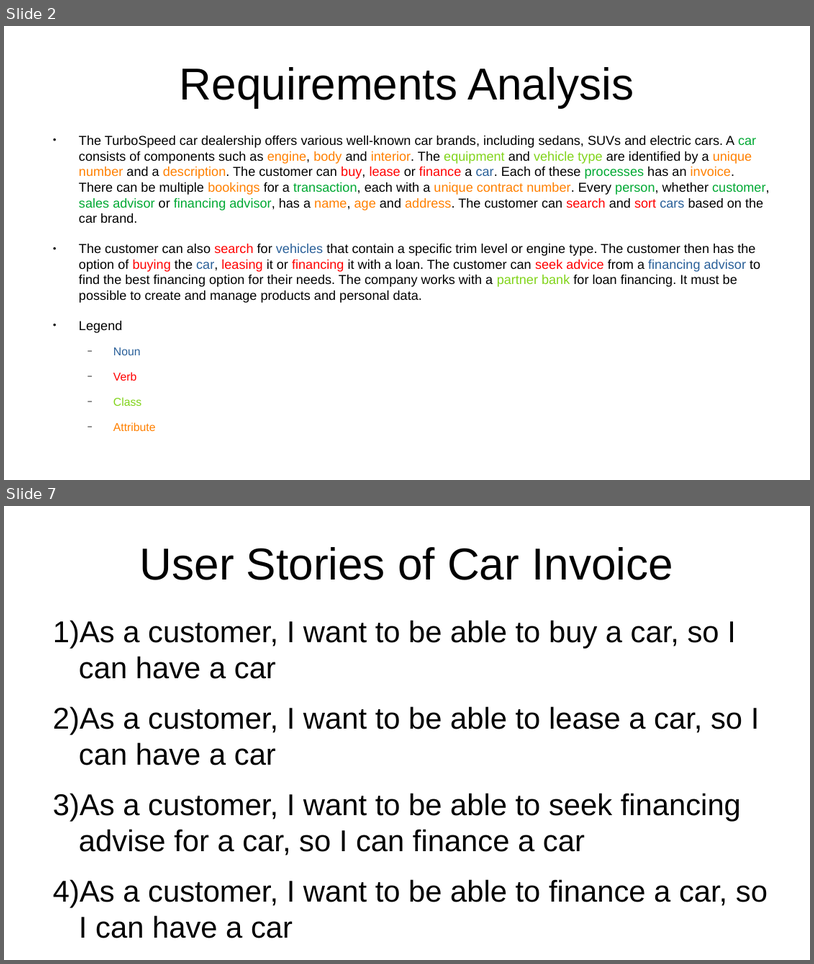
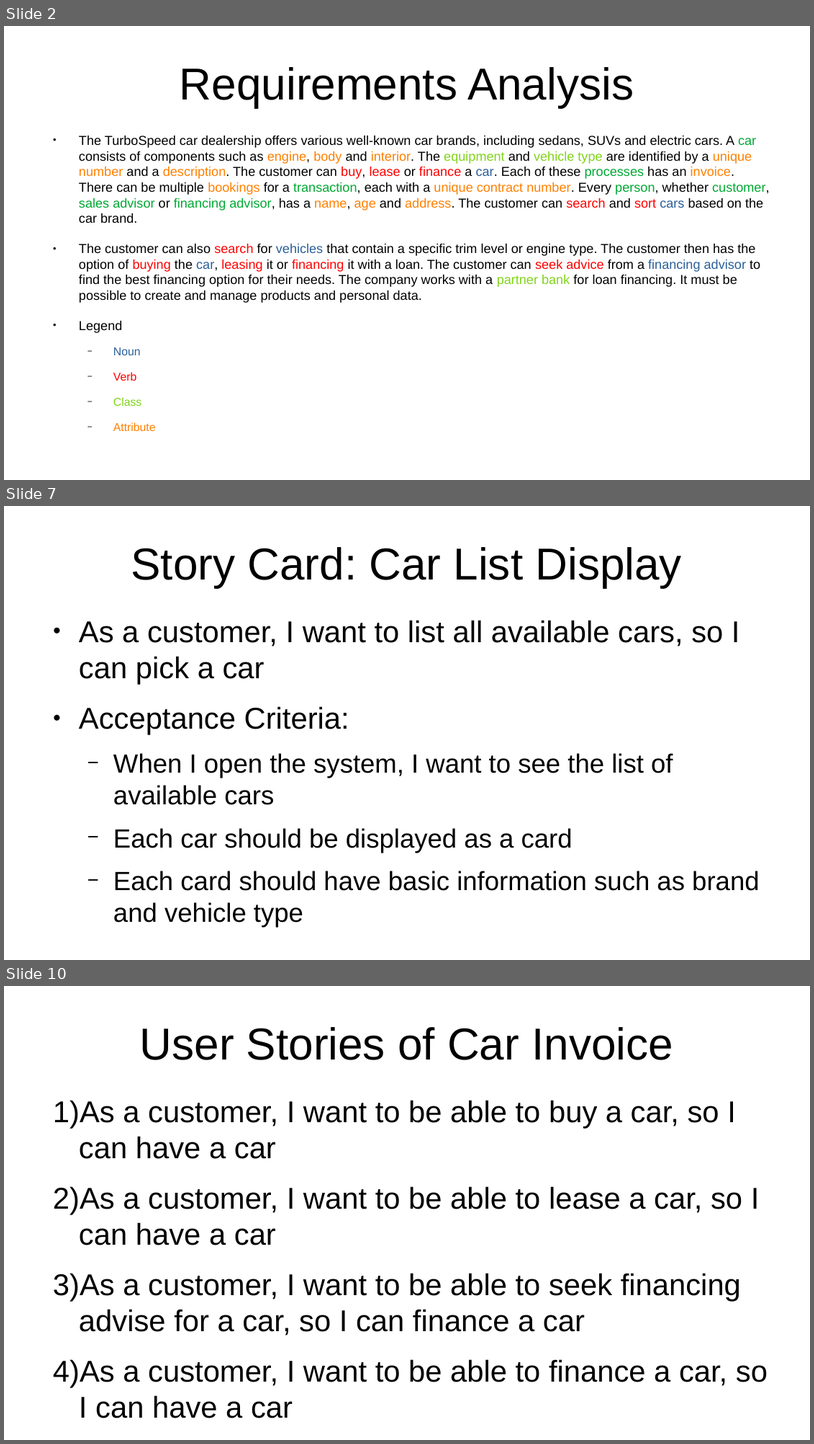
Before and after one commit to al8111/Java-UML-SWT, a slide deck: presentation.odp. Shown one above the other, each under a label of ours: slides 2 and 7 before the commit, slides 2, 7 and 10 after it; the slides between them are not shown. The pictures are 814x964 and 814x1444 pixels, drawn with LibreOffice and Linux fonts; fonts in the diff are those of the drawing. Boxes give left, top, right and bottom in pixels: in the first picture for what was removed or moved away, otherwise in the second. Text is boxed around its words. In the diff, an @@ line names an element or a change of style, - is before the commit and + after.

```diff
--- a/presentation.odp
+++ b/presentation.odp
@@ slide 7 added at (x1=4, y1=506, x2=810, y2=960), background #FFFFFF @@
@@ title added at (x1=131, y1=547, x2=682, y2=587), 44 pt, text #000000 @@
+Story Card: Car List Display
@@ text added at (x1=79, y1=620, x2=759, y2=927), 25.9 pt, text #000000 @@
+● As a customer, I want to list all available cars, so I can pick a car
+● Acceptance Criteria:
+  − When I open the system, I want to see the list of available cars
+  − Each car should be displayed as a card
+  − Each card should have basic information such as brand and vehicle type
@@ what was slide 7 is now slide 10 @@
```
Also in this commit, not shown: 4 slides changed, 2 other slides added, 2 other files.
